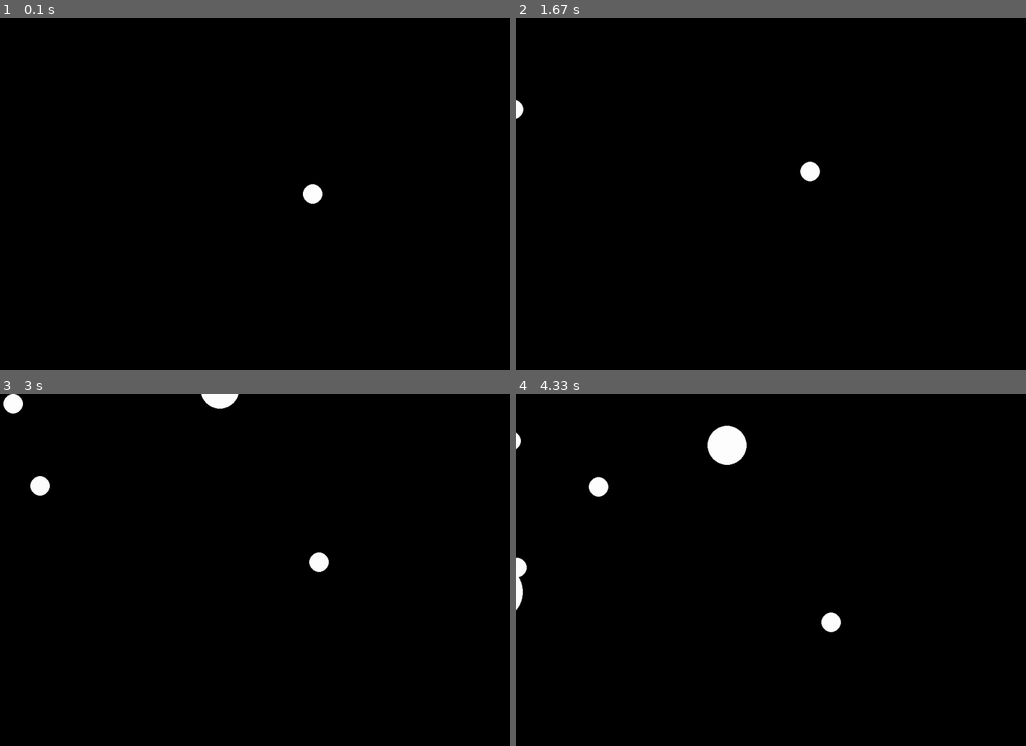
Above: before the commit, frames 1-4 (two rows, left to right).
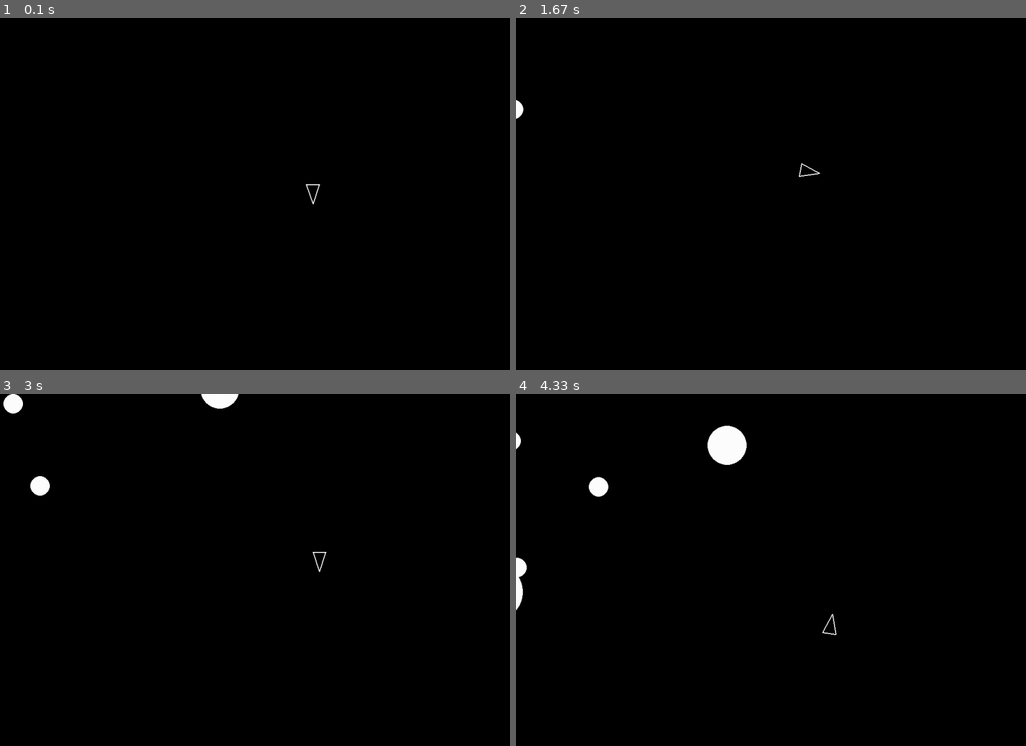
Above: after the commit, the same moments.

Repository: Churrodev720/pygameAsteroid
Game: pygame game, started from main.py
Same seed, same stepped clock (60 frames per second), same inputs: the game is played once before the commit and once after it.
Inputs:
- Up to frame 1 (0.1 s): no input
- Up to frame 2 (1.67 s): hold D 0.33-0.8 s; hold W 0.83-1.13 s; hold D 1.17-1.63 s
- Up to frame 3 (3 s): hold A 1.67-2.2 s; hold S 2.23-2.53 s; hold A 2.57-2.97 s
- Up to frame 4 (4.33 s): hold W 3-3.37 s; hold D 3.4-4.03 s; hold S from 4.07 s (still down)

The runs differ from the first frame. In frame 1, 0.2% of the frame differs, in the area x 59-64%, y 47-53%; in frame 2, 0.2%; in frame 3, 0.2%; in frame 4, 0.2%, in the area x 59-64%, y 62-69%.

Commit message:
F: added collision

Diff:
--- a/asteroidfield.py
+++ b/asteroidfield.py
@@ -40,7 +40,7 @@
     def update(self, dt):
         self.spawn_timer += dt
         if self.spawn_timer > ASTEROID_SPAWN_RATE:
-            print("Attempting to spawn asteroid")
+
             self.spawn_timer = 0
 
             # spawn a new asteroid at a random edge
--- a/circleshape.py
+++ b/circleshape.py
@@ -32,3 +32,7 @@
         # sub-classes must override
         self.rect.center = self.position
         self.rect.center = (self.position.x, self.position.y)
+
+    def collision(self, other):
+        distance = pygame.math.Vector2.distance_to(self.position, other.position)
+        return distance <= (self.radius + other.radius)
--- a/main.py
+++ b/main.py
@@ -27,7 +27,7 @@
     updatable = pygame.sprite.Group()
     drawable = pygame.sprite.Group()
     asteroids = pygame.sprite.Group()
-    player.Player.containers = (updatable, drawable)
+    player.Player.containers = (updatable, )
     asteroid.Asteroid.containers = (asteroids, updatable, drawable)
     asteroidfield.AsteroidField.containers = (updatable,)
 
@@ -43,12 +43,16 @@
             if event.type == pygame.QUIT:
                 return
 
+        for asteroi in asteroids:  #checks collision
+            if my_player.collision(asteroi):
+                print("Game over!")
+                return
+
         updatable.update(dt)
 
         screen.fill((0, 0, 0))
 
-        print(f"Number of sprites in drawable group: {len(drawable)}")
-        print(f"Number of sprites in asteroids group: {len(asteroids)}")
+        my_player.draw(screen)
 
         drawable.draw(screen)
 
